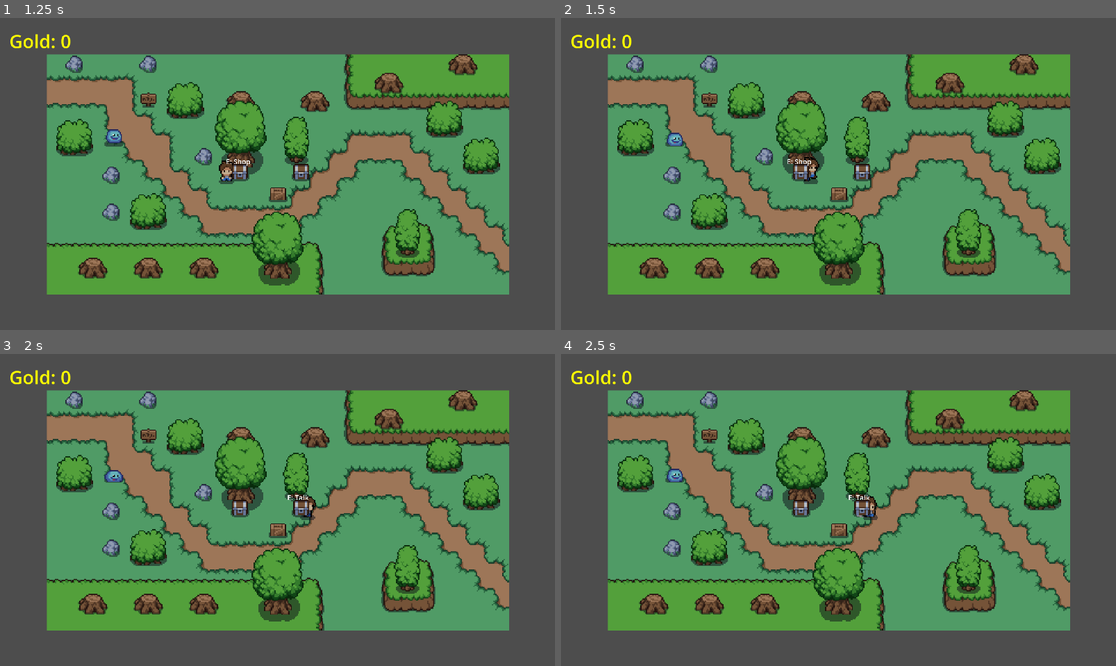
Above: before the commit, frames 1-4 (two rows, left to right).
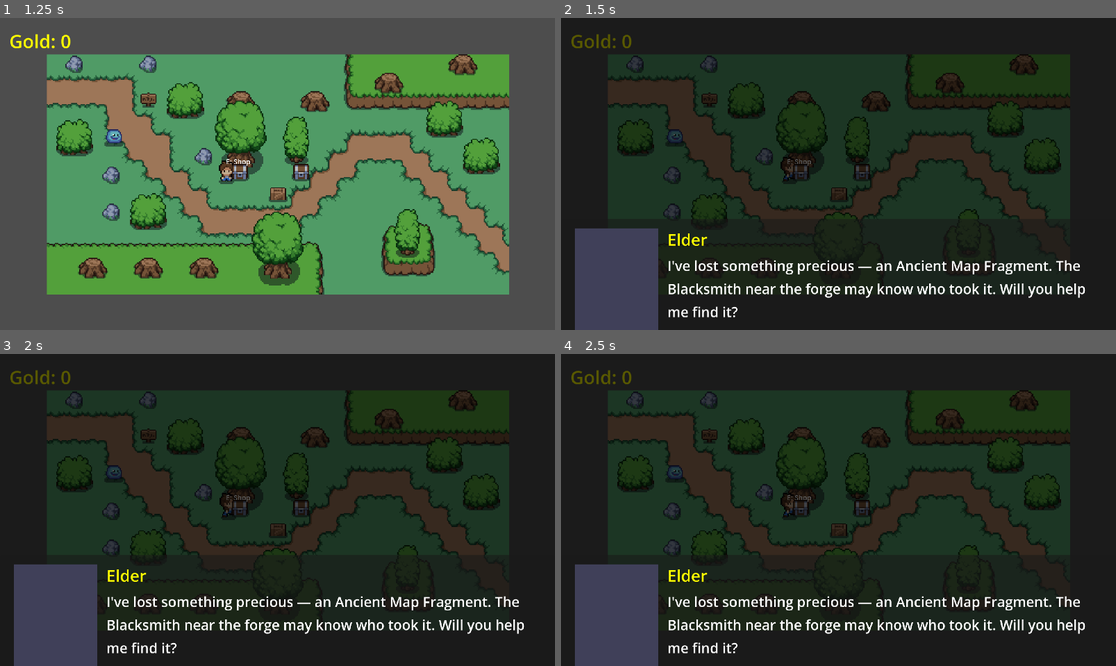
Above: after the commit, the same moments.

Repository: Puget-Sound-Skills-Center/godot-tenten-project
Game: Godot game, scene res://scenes/home_screen.tscn
Same seed, same stepped clock (60 frames per second), same inputs: the game is played once before the commit and once after it.
Inputs (mouse positions are in pixels of both pictures, inside the frame that each line leads up to):
- Up to frame 1 (1.25 s): click "New Game" at 0.5 s
- Up to frame 2 (1.5 s): tap Enter at 1.25 s; move the mouse to (960, 158) at 1.27 s; hold D (move_right) from 1.28 s (still down); hold E (interact) from 1.28 s (still down); click (960, 158) at 1.42 s
- Up to frame 3 (2 s): keep holding D (move_right); keep holding E (interact)
- Up to frame 4 (2.5 s): release D (move_right) at 2 s; release E (interact) at 2 s; drag from (727, 525) to (871, 506) at 2.02 s

Frame 1 is identical in both runs. In frame 2, 96% of the frame differs, in the area x 0-100%, y 0-100%; in frame 3, 96%; in frame 4, 96%.
Error in both runs: Invalid call. Nonexistent function 'is_action_just_pressed' in base 'InputEventKey'. (res://script/quest_log.gd:125)

Commit message:
feat(03-05B): author all Phase 3 dialogue nodes in dialogue_data.gd
- Fix elder greeting next="" to prevent auto-advance orphan bug
- Add 9 elder nodes: fetch quest, story chain, reach_floor_complete, cap
- Add blacksmith top-level NPC with 9 nodes: kill quest + story chain step1
- Add 2 dungeon_merchant nodes: story_chain_step2 + story_chain_complete
- story_chain_advance action fires at 2 points (elder accepted, blacksmith step1)

Diff:
--- a/script/dialogue_data.gd
+++ b/script/dialogue_data.gd
@@ -15,7 +15,7 @@
 		"greeting": {
 			"speaker": "Elder",
 			"text": "Welcome, adventurer. The dungeon grows darker each day.",
-			"next": "quest_offer",
+			"next": "",
 			"choices": []
 		},
 		"quest_offer": {
@@ -44,7 +44,136 @@
 			"text": "I remember you. How fare the depths?",
 			"next": "",
 			"choices": []
-		}
+		},
+		"fetch_quest_offer": {
+			"speaker": "Elder",
+			"text": "I lost an Ancient Relic Fragment deep in the dungeon. Will you bring it back?",
+			"next": "",
+			"choices": [
+				{"label": "Accept", "next": "fetch_quest_accepted", "action": "quest_offer", "quest_id": "fetch_ancient_relic"},
+				{"label": "Decline", "next": "fetch_quest_declined", "action": ""}
+			]
+		},
+		"fetch_quest_accepted": {
+			"speaker": "Elder",
+			"text": "Search the dungeon depths. The Fragment will glow faintly when nearby.",
+			"next": "",
+			"choices": []
+		},
+		"fetch_quest_declined": {
+			"speaker": "Elder",
+			"text": "Very well. The Fragment will wait.",
+			"next": "",
+			"choices": []
+		},
+		"fetch_quest_complete": {
+			"speaker": "Elder",
+			"text": "You found it! Take this gold — it's the least I can offer.",
+			"next": "",
+			"choices": [
+				{"label": "(Hand over the Fragment)", "next": "", "action": "quest_complete", "quest_id": "fetch_ancient_relic"}
+			]
+		},
+		"story_chain_offer": {
+			"speaker": "Elder",
+			"text": "I've lost something precious — an Ancient Map Fragment. The Blacksmith near the forge may know who took it. Will you help me find it?",
+			"next": "",
+			"choices": [
+				{"label": "Accept", "next": "story_chain_accepted", "action": "quest_offer", "quest_id": "story_chain"},
+				{"label": "Decline", "next": "story_chain_declined", "action": ""}
+			]
+		},
+		"story_chain_accepted": {
+			"speaker": "Elder",
+			"text": "Start with the Blacksmith. He knows more than he lets on.",
+			"next": "",
+			"choices": [
+				{"label": "(Set out)", "next": "", "action": "story_chain_advance"}
+			]
+		},
+		"story_chain_declined": {
+			"speaker": "Elder",
+			"text": "The Fragment will wait. Return when you are ready.",
+			"next": "",
+			"choices": []
+		},
+		"reach_floor_complete": {
+			"speaker": "Elder",
+			"text": "Floor ten! Few return from there. Here is your reward — and a path opens by the cliffside.",
+			"next": "",
+			"choices": [
+				{"label": "(Accept reward)", "next": "", "action": "quest_complete", "quest_id": "reach_floor_10"}
+			]
+		},
+		"quest_cap_reached": {
+			"speaker": "Elder",
+			"text": "I have no new quests for you right now.",
+			"next": "",
+			"choices": []
+		},
+	},
+	"blacksmith": {
+		"greeting": {
+			"speaker": "Blacksmith",
+			"text": "What is it, traveler?",
+			"next": "",
+			"choices": []
+		},
+		"kill_quest_offer": {
+			"speaker": "Blacksmith",
+			"text": "Those melee brutes in the dungeon — clear ten of them and there's gold in it for you.",
+			"next": "",
+			"choices": [
+				{"label": "Accept", "next": "kill_quest_accepted", "action": "quest_offer", "quest_id": "kill_melee_10"},
+				{"label": "Decline", "next": "kill_quest_declined", "action": ""}
+			]
+		},
+		"kill_quest_accepted": {
+			"speaker": "Blacksmith",
+			"text": "Good. Ten melee enemies. Return when it's done.",
+			"next": "",
+			"choices": []
+		},
+		"kill_quest_declined": {
+			"speaker": "Blacksmith",
+			"text": "Suit yourself. The job will be here.",
+			"next": "",
+			"choices": []
+		},
+		"kill_quest_complete": {
+			"speaker": "Blacksmith",
+			"text": "Ten melee down! Here — earned every coin.",
+			"next": "",
+			"choices": [
+				{"label": "(Take the reward)", "next": "", "action": "quest_complete", "quest_id": "kill_melee_10"}
+			]
+		},
+		"kill_quest_followup": {
+			"speaker": "Blacksmith",
+			"text": "Keep at it. Those brutes won't clear themselves.",
+			"next": "",
+			"choices": []
+		},
+		"kill_quest_cap_reached": {
+			"speaker": "Blacksmith",
+			"text": "I have no new quests for you right now.",
+			"next": "",
+			"choices": []
+		},
+		"story_chain_step1": {
+			"speaker": "Blacksmith",
+			"text": "The Elder's map? Yes, I held it once. But a merchant who wanders the dungeon — he asked to borrow it. You'll find him somewhere in the depths.",
+			"next": "",
+			"choices": [
+				{"label": "(Note the merchant)", "next": "", "action": "story_chain_advance"}
+			]
+		},
+		"story_chain_step1_done": {
+			"speaker": "Blacksmith",
+			"text": "Find that wandering merchant in the dungeon. He has what the Elder seeks.",
+			"next": "",
+			"choices": []
+		},
 	},
 	"dungeon_merchant": {
 		"greeting": {
@@ -56,6 +185,20 @@
 		"merchant_offer": {
 			"speaker": "Merchant",
 			"text": "I have nothing to sell. But I can tell you this: the creatures below grow stronger after floor 5.",
+			"next": "",
+			"choices": []
+		},
+		"story_chain_step2": {
+			"speaker": "Dungeon Merchant",
+			"text": "The Elder sent you? I've kept this safe. Here — take the Map Fragment back to him. And tell him the map shows a passage near the cliffside... if one knows where to look.",
+			"next": "",
+			"choices": [
+				{"label": "(Take the Fragment)", "next": "", "action": "quest_complete", "quest_id": "story_chain"}
+			]
+		},
+		"story_chain_complete": {
+			"speaker": "Dungeon Merchant",
+			"text": "Safe travels, friend.",
 			"next": "",
 			"choices": []
 		}
Not shown, added: .planning/phases/03-quest-system/03-05B-SUMMARY.md
